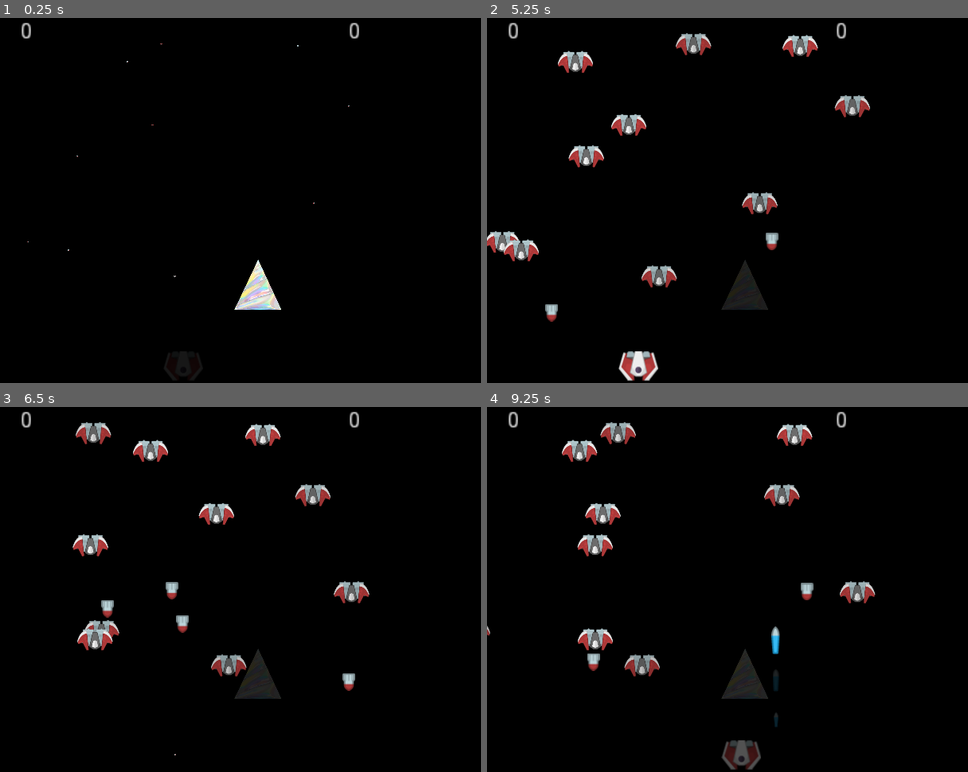
Above: before the commit, frames 1-4 (two rows, left to right).
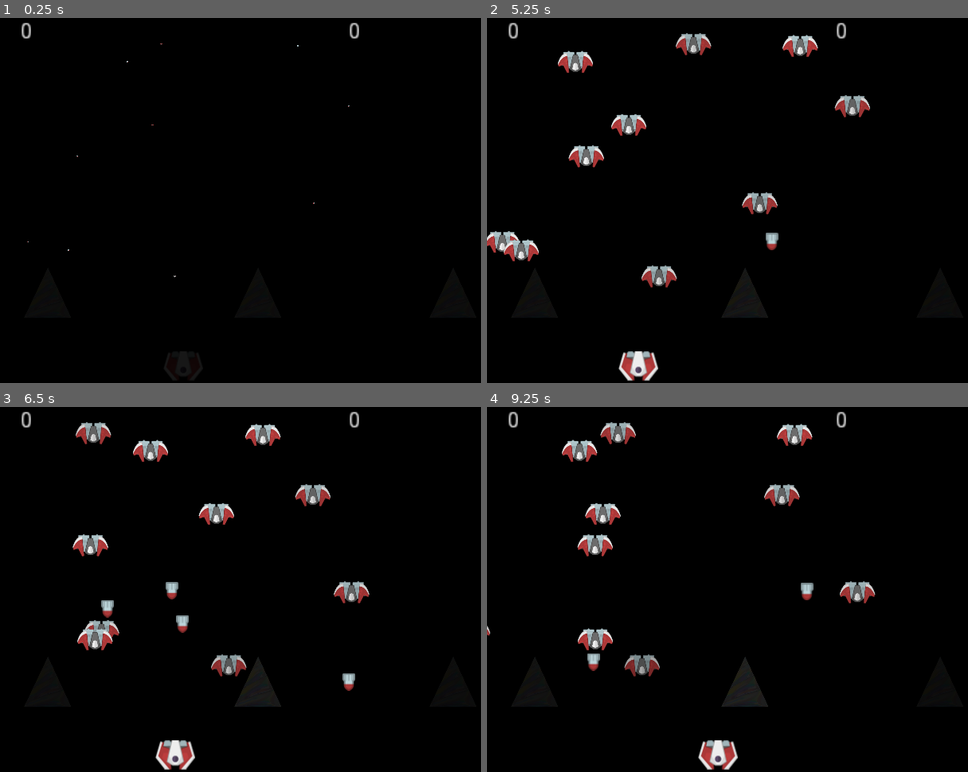
Above: after the commit, the same moments.

Repository: danboid/VGAces
Game: Godot game, scene res://Main.tscn
The game is run twice, just before and just after one commit, with the same random seed, the same clock (stepped at 60 frames per second) and the same inputs.
Inputs:
- Up to frame 1 (0.25 s): no input
- Up to frame 2 (5.25 s): hold Right (ui_right) 0.53-1.28 s; tap Space (ui_select) at 0.77, 1.52, 3.02, 3.77, 4.52 s; hold Left (ui_left) 1.28-2.03 s; hold Right (ui_right) 2.03-3.53 s; hold Left (ui_left) from 3.53 s (still down)
- Up to frame 3 (6.5 s): release Left (ui_left) at 5.78 s; hold Right (ui_right) from 5.78 s (still down); tap Space (ui_select) at 6.02 s
- Up to frame 4 (9.25 s): tap Space (ui_select) at 6.77, 7.52, 9.02 s; release Right (ui_right) at 8.03 s; hold Left (ui_left) from 8.03 s (still down)

The runs differ from the first frame. In frame 1, 0.7% of the frame differs, in the area x 48-59%, y 66-80%; in frame 2, 0.3%; in frame 3, 0.9%; in frame 4, 1.5%, in the area x 43-61%, y 60-100%.

Commit message:
Set initial Widehorn colour in _ready()

Diff:
--- a/Main.tscn
+++ b/Main.tscn
@@ -73,4 +73,15 @@
 
 [node name="Widehorn" parent="." index="7" instance=ExtResource( 9 )]
 
-position = Vector2( 324, 356 )
+position = Vector2( 324, 366 )
+_sections_unfolded = [ "Transform" ]
+
+[node name="Widehorn2" parent="." index="8" instance=ExtResource( 9 )]
+
+position = Vector2( 60, 366 )
+_sections_unfolded = [ "Transform" ]
+
+[node name="Widehorn3" parent="." index="9" instance=ExtResource( 9 )]
+
+position = Vector2( 569, 366 )
+_sections_unfolded = [ "Transform" ]
--- a/Widehorn.gd
+++ b/Widehorn.gd
@@ -1,6 +1,9 @@
 extends Area2D
 
-var colr = 0.1
+var colr = 0.06
+
+func _ready():
+	$Sprite.set("modulate",Color(colr, colr, colr, 1))
 
 func _on_Widehorn_area_entered(area):
 	colr += .01
